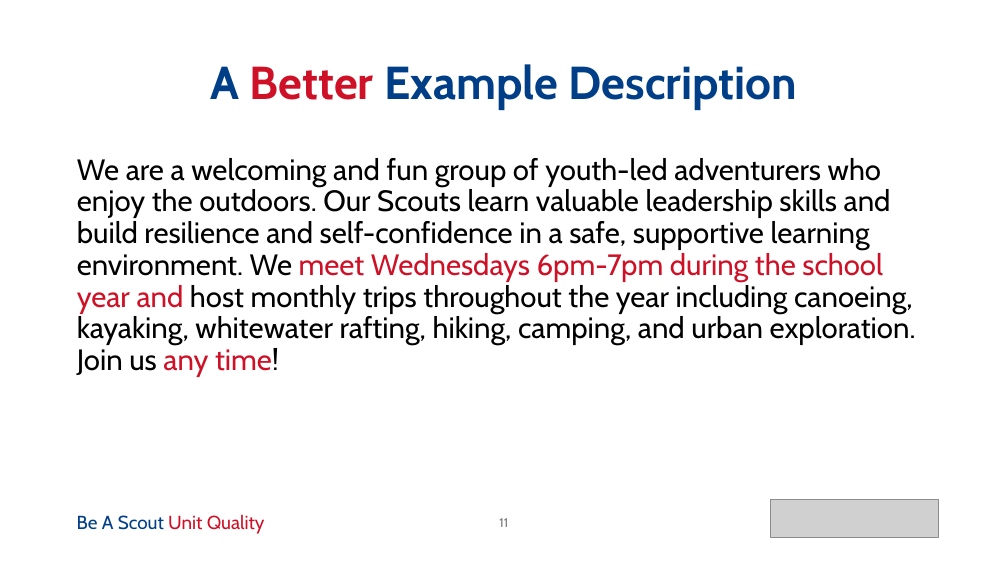
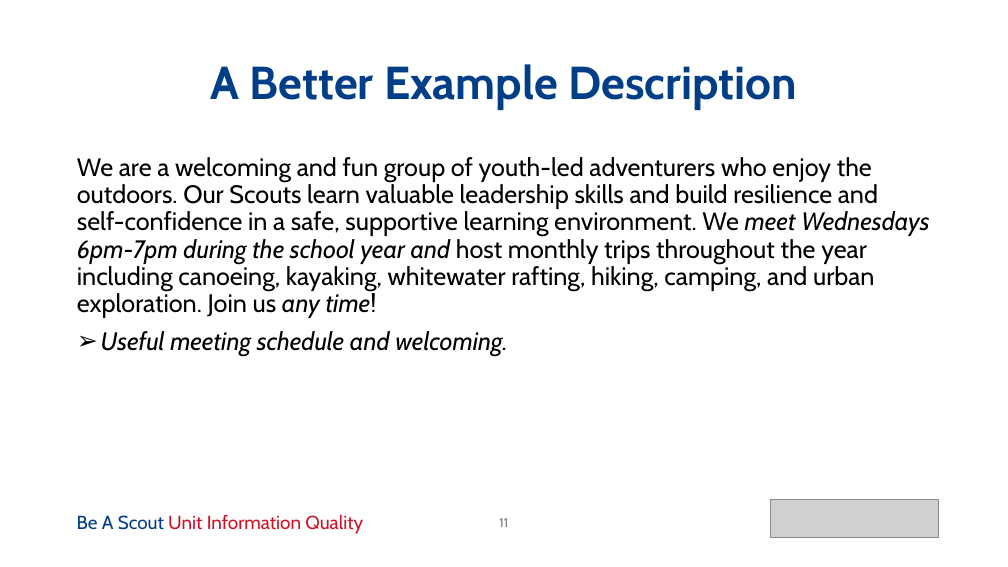
Before and after one commit to iwolf81/beascout, a slide deck: slide 11 of docs/BeAScout_Roundtable_Presentation_13Oct2025.pptx. Drawn at 1008x567 pixels with LibreOffice and Linux fonts; fonts in the diff are those of the drawing; grey boxes stand for pictures. Boxes give left, top, right and bottom in pixels: in the first picture for what was removed or moved away, otherwise in the second. Text is boxed around its words. In the diff, an @@ line names an element or a change of style, - is before the commit and + after.

```diff
--- a/docs/BeAScout_Roundtable_Presentation_13Oct2025.pptx
+++ b/docs/BeAScout_Roundtable_Presentation_13Oct2025.pptx
@@ title "A Better Example Description" at (210, 64, 798, 110): text colour #CE1126 to #003F87 in "Better" @@
@@ text at (77, 157, 929, 318): size 28 to 24 pt; text colour #CE1126 to #000000, italic on in "meet Wednesdays 6pm-7pm during the school year ..." @@
@@ text at (101, 331, 508, 356): paragraph added @@
+➢ Useful meeting schedule and welcoming.
@@ text at (77, 514, 363, 534): text changed @@
-Be A Scout Unit Quality
+Be A Scout Unit Information Quality
```
Also in this commit, not shown: 11 other slides changed.
